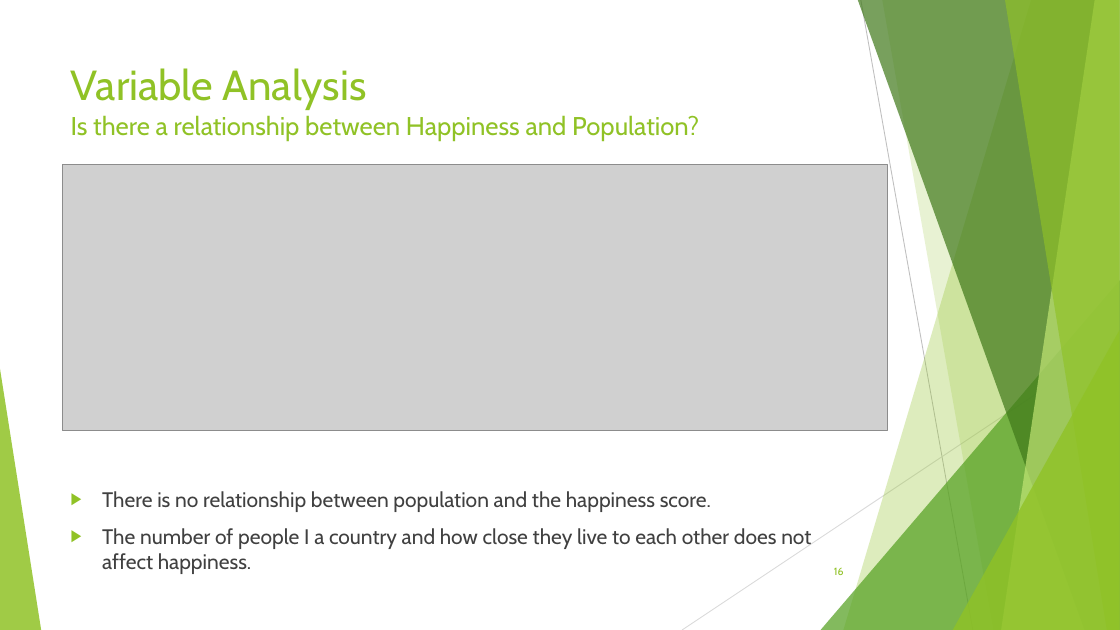
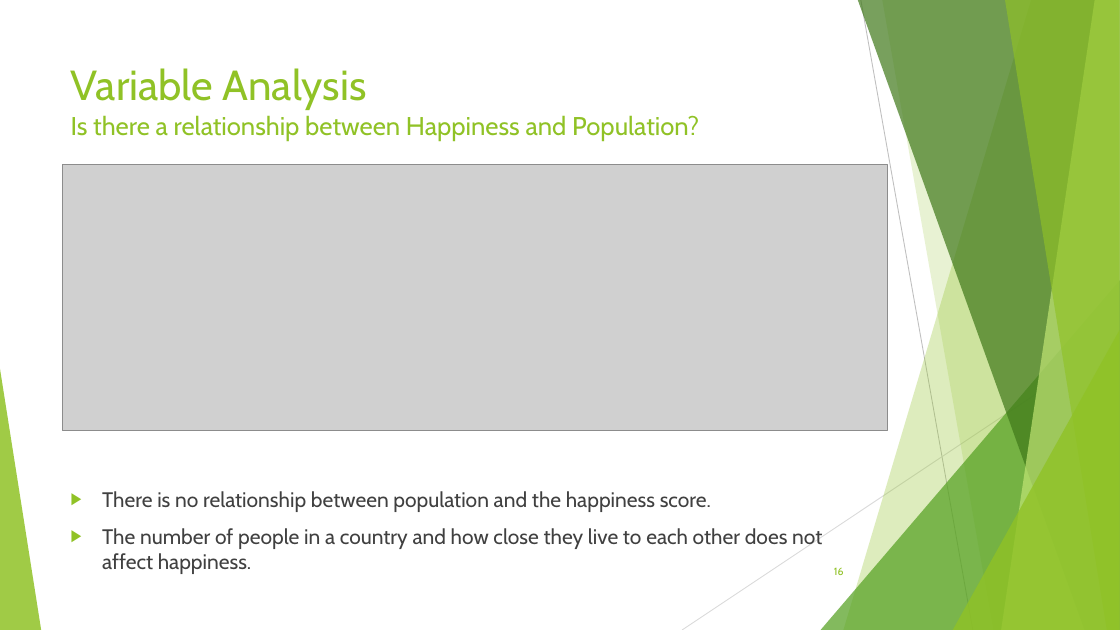
Before and after one commit to Kika000/Project-1, a slide deck: slide 16 of What Makes the World Happy.pptx. Drawn at 1120x630 pixels with LibreOffice and Linux fonts; fonts in the diff are those of the drawing; grey boxes stand for pictures. Boxes give left, top, right and bottom in pixels: in the first picture for what was removed or moved away, otherwise in the second. Text is boxed around its words. In the diff, an @@ line names an element or a change of style, - is before the commit and + after.

```diff
--- a/What Makes the World Happy.pptx
+++ b/What Makes the World Happy.pptx
@@ text at [102, 528, 822, 574]: text changed @@
-▶ The number of people I a country and how close they live to each other does not affect happiness.
+▶ The number of people in a country and how close they live to each other does not affect happiness.
```
Also in this commit, not shown: 2 other slides changed, 1 other file.
